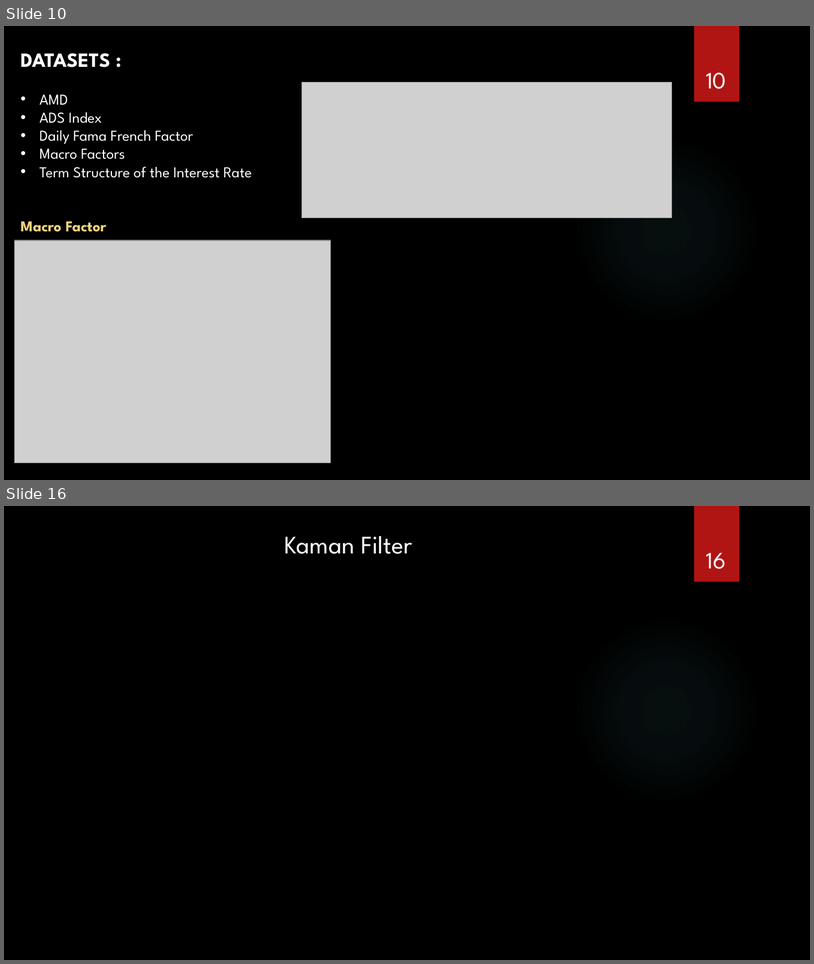
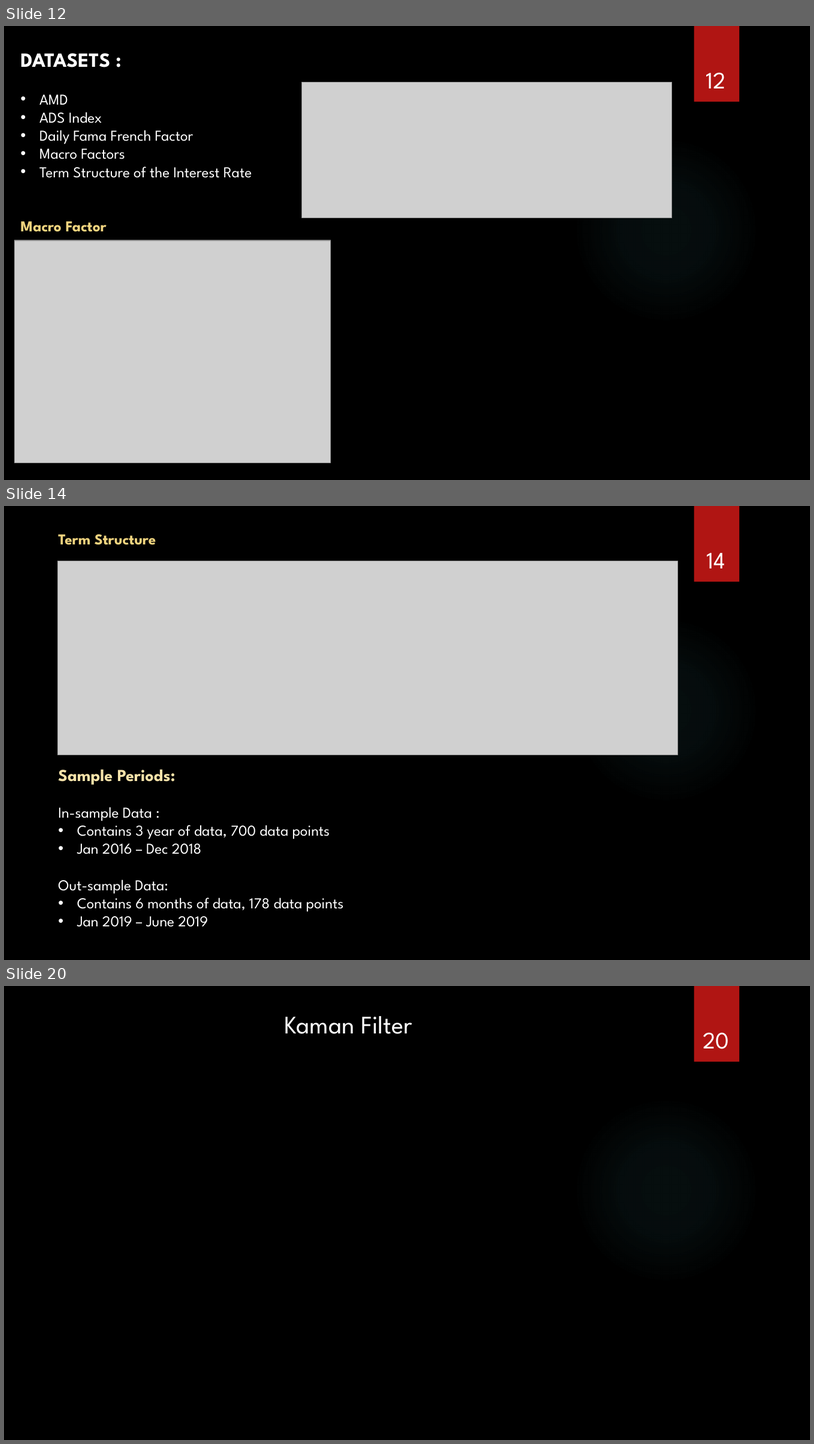
Before and after one commit to satwik2663/Machine-Learning-AMD-Stock-data-analysis-and-Trading-Strategies, a slide deck: Presentation_Final.pptx. Shown one above the other, each under a label of ours: slides 10 and 16 before the commit, slides 12, 14 and 20 after it; the slides between them are not shown. The pictures are 814x964 and 814x1444 pixels, drawn with LibreOffice and Linux fonts; fonts in the diff are those of the drawing; grey boxes stand for pictures; background and template pictures are left out. Boxes give left, top, right and bottom in pixels: in the first picture for what was removed or moved away, otherwise in the second. Text is boxed around its words. In the diff, an @@ line names an element or a change of style, - is before the commit and + after.

```diff
--- a/Presentation_Final.pptx
+++ b/Presentation_Final.pptx
@@ slide 14 added at <box>4,506,810,960</box>, background picture (left out); not listed: 2 template elements that a slide beside it also shows @@
@@ text added at <box>58,534,156,545</box>, 18 pt, text #F0D47F, bold @@
+Term Structure
@@ page number added at <box>707,553,726,568</box>, 28 pt, text #FFFFFF @@
+14
@@ picture added at <box>58,561,678,754</box> @@
@@ text added at <box>58,769,344,927</box>, 18 pt, text #FFFFFF @@
+Sample Periods:
+In-sample Data :
+• Contains 3 year of data, 700 data points
+• Jan 2016 – Dec 2018
+Out-sample Data:
+• Contains 6 months of data, 178 data points
+• Jan 2019 – June 2019
@@ what was slide 10 is now slide 12 @@
@@ page number at <box>707,72,726,88</box>: text changed @@
-10
+12
@@ what was slide 16 is now slide 20 @@
@@ page number at <box>703,1032,729,1049</box>: text changed @@
-16
+20
```
Also in this commit, not shown: 7 slides changed, 15 other slides added, 3 slides removed.
